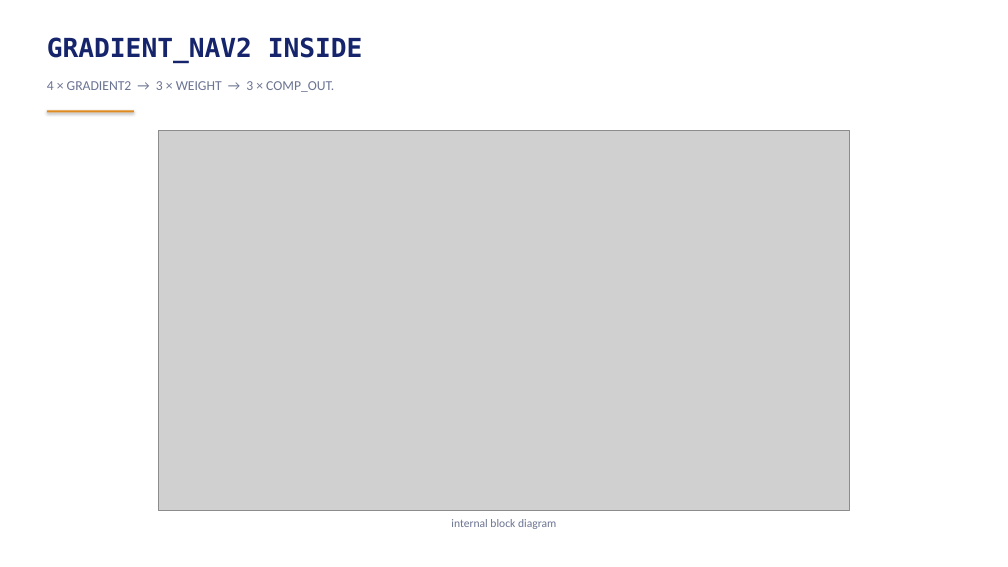
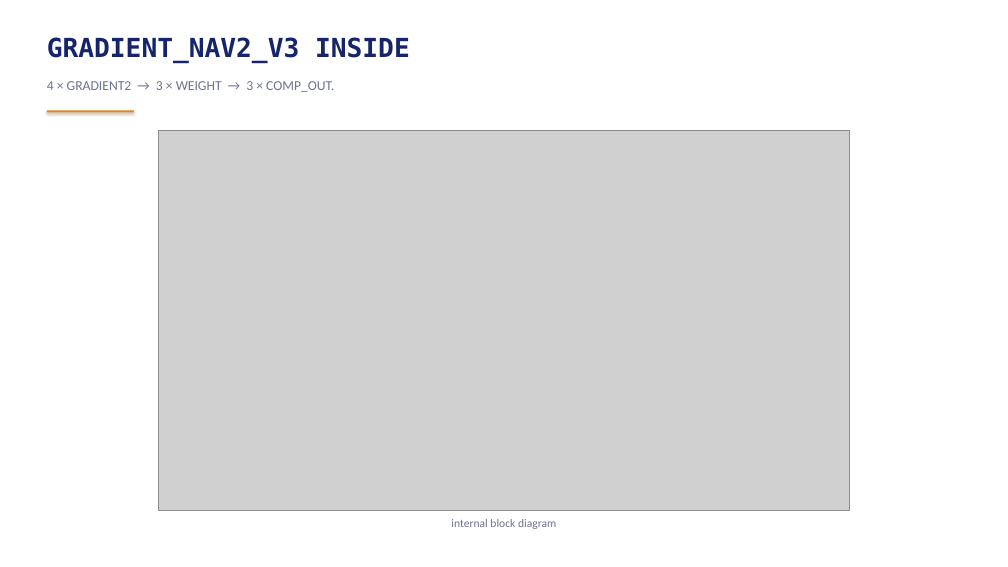
Before and after one commit to AnBuiUCI/sscs-2026-zotnetic, a slide deck: slide 8 of FINAL/reportes/reporte_zotnetic_EN.pptx. Drawn at 1008x567 pixels with LibreOffice and Linux fonts; fonts in the diff are those of the drawing; grey boxes stand for pictures. Boxes give left, top, right and bottom in pixels: in the first picture for what was removed or moved away, otherwise in the second. Text is boxed around its words. In the diff, an @@ line names an element or a change of style, - is before the commit and + after.

```diff
--- a/FINAL/reportes/reporte_zotnetic_EN.pptx
+++ b/FINAL/reportes/reporte_zotnetic_EN.pptx
@@ text at bbox=[47, 37, 410, 64]: text changed @@
-GRADIENT_NAV2 INSIDE
+GRADIENT_NAV2_V3 INSIDE
```
Also in this commit, not shown: 6 other slides changed, 10 other files.
